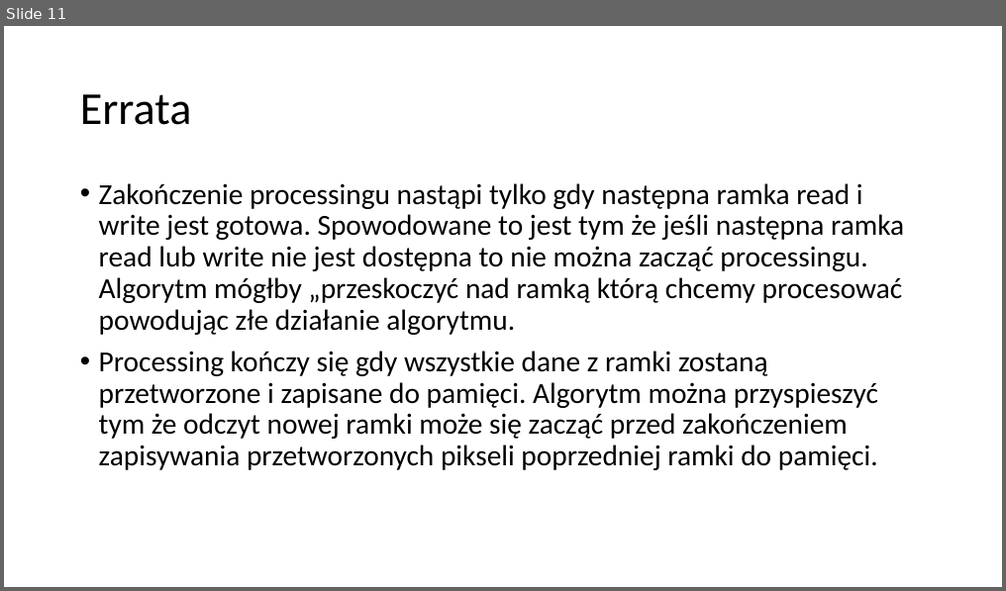
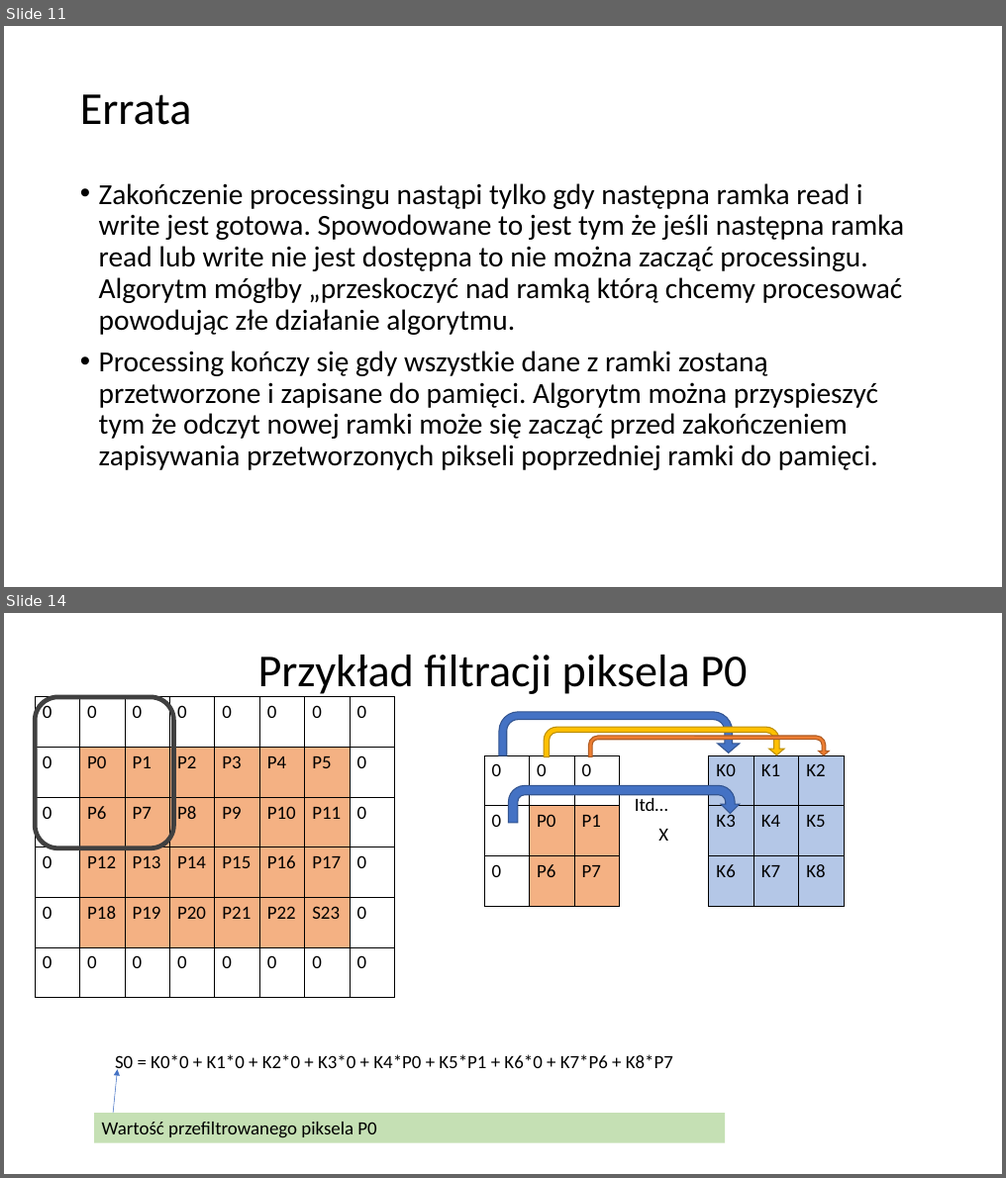
Before and after one commit to rfeiglewicz/SDWP_PROJECT, a slide deck: Prezentacja_splotowa_filtracja_obrazu.pptx. Shown one above the other, each under a label of ours: slide 11 before the commit, slides 11 and 14 after it; the slides between them are not shown. The pictures are 1006x591 and 1006x1178 pixels, drawn with LibreOffice and Linux fonts; fonts in the diff are those of the drawing. Boxes give left, top, right and bottom in pixels: in the first picture for what was removed or moved away, otherwise in the second. Text is boxed around its words. In the diff, an @@ line names an element or a change of style, - is before the commit and + after.

```diff
--- a/Prezentacja_splotowa_filtracja_obrazu.pptx
+++ b/Prezentacja_splotowa_filtracja_obrazu.pptx
@@ slide 14 added at box(4, 613, 1002, 1174), background #FFFFFF @@
@@ title added at box(258, 655, 746, 697), 44 pt, text #000000 @@
+Przykład filtracji piksela P0
@@ table added at box(35, 697, 394, 998), 6 rows, 8 columns @@
+0 | 0 | 0 | 0 | 0 | 0 | 0 | 0
+0 | P0 | P1 | P2 | P3 | P4 | P5 | 0
+0 | P6 | P7 | P8 | P9 | P10 | P11 | 0
+0 | P12 | P13 | P14 | P15 | P16 | P17 | 0
+0 | P18 | P19 | P20 | P21 | P22 | S23 | 0
+0 | 0 | 0 | 0 | 0 | 0 | 0 | 0
@@ rounded rectangle added at box(35, 697, 174, 848), outline #404040 4.5 pt @@
@@ uturn arrow added at box(499, 712, 740, 756), fill #4472C4, outline #325491 1 pt @@
@@ uturn arrow added at box(544, 727, 784, 757), fill #FFC000, outline #BD8E00 1 pt @@
@@ table added at box(484, 756, 620, 906), 3 rows, 3 columns @@
+0 | 0 | 0
+0 | P0 | P1
+0 | P6 | P7
@@ uturn arrow added at box(589, 736, 829, 757), fill #ED7D31, outline #AF5C24 1 pt @@
@@ table added at box(709, 756, 844, 906), 3 rows, 3 columns @@
+K0 | K1 | K2
+K3 | K4 | K5
+K6 | K7 | K8
@@ uturn arrow added at box(509, 786, 740, 823), fill #4472C4, outline #325491 1 pt, 18 pt, text #000000 @@
+Itd…
@@ text added at box(658, 829, 668, 841), 18 pt, text #000000 @@
+X
@@ text added at box(115, 1055, 673, 1073), 18 pt, text #000000 @@
+S0 = K0*0 + K1*0 + K2*0 + K3*0 + K4*P0 + K5*P1 + K6*0 + K7*P6 + K8*P7
@@ arrow added from (113, 1113) to (117, 1069), #4472C4 0.5 pt @@
@@ rectangle added at box(94, 1113, 725, 1143), fill #C5E0B4, 18 pt, text #000000 @@
+Wartość przefiltrowanego piksela P0
```
Also in this commit, not shown: 6 other slides added, 1 slide removed, 2 other files.
